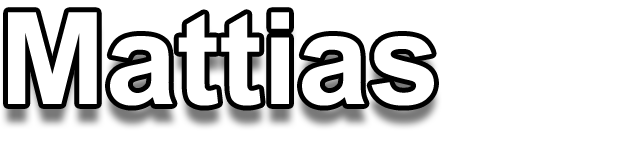
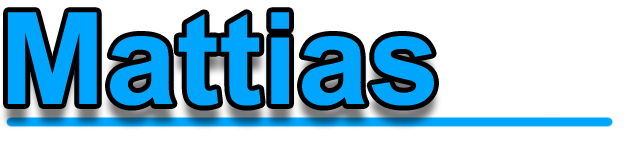
Comparing the layer stacks of the two 630×150 images. Changes:
added layer "Layer 1" above "Background" over (5, 116, 614, 127)
